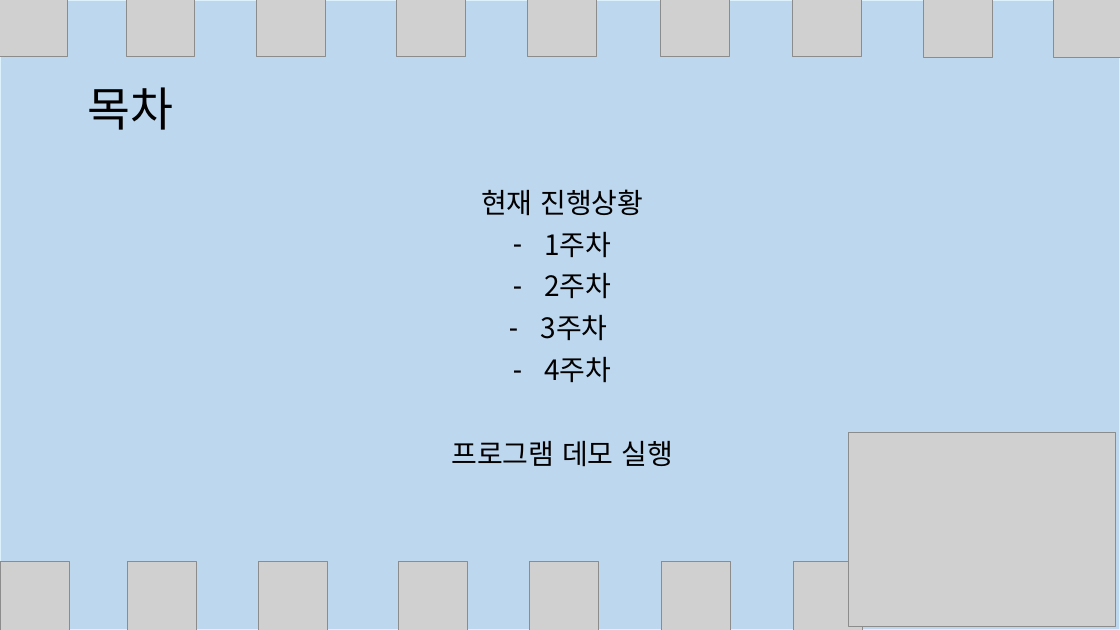
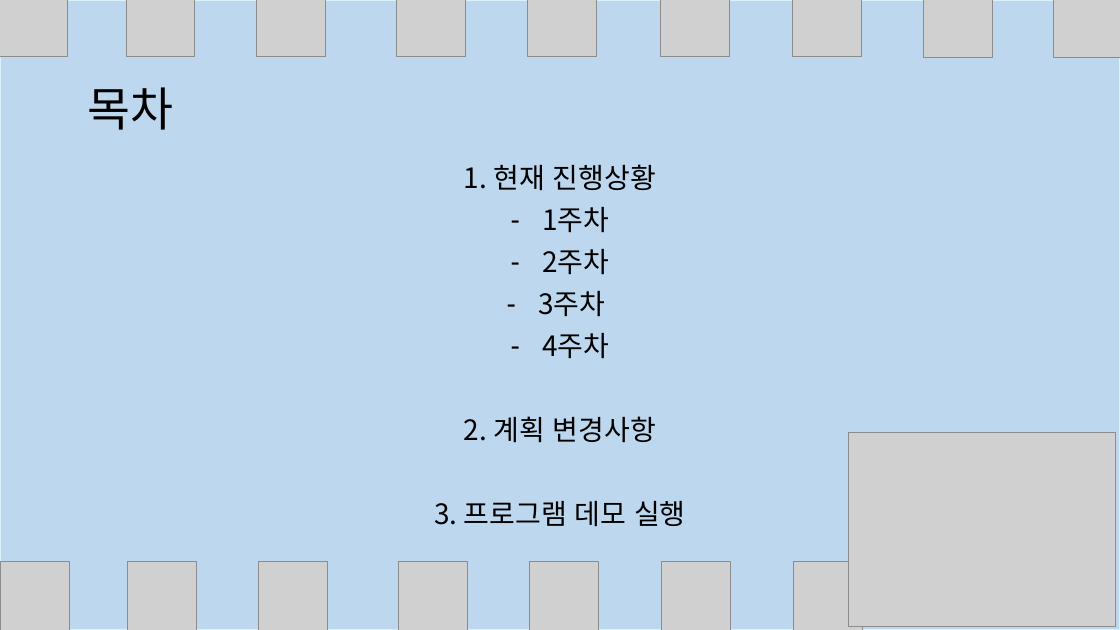
Before and after one commit to hannahBak/2021184014_2DGP_DRILL, a slide deck: slide 2 of 2차 프로젝트 발표/2차 프로젝트 발표.pptx. Drawn at 1120x630 pixels with LibreOffice and Linux fonts; fonts in the diff are those of the drawing; grey boxes stand for pictures. Boxes give left, top, right and bottom in pixels: in the first picture for what was removed or moved away, otherwise in the second. Text is boxed around its words. In the diff, an @@ line names an element or a change of style, - is before the commit and + after.

```diff
--- a/2차 프로젝트 발표/2차 프로젝트 발표.pptx
+++ b/2차 프로젝트 발표/2차 프로젝트 발표.pptx
@@ text "1. 현재 진행상황" moved from (x1=451, y1=189, x2=674, y2=467) to (x1=434, y1=164, x2=686, y2=527) @@
@@ text at (x1=464, y1=164, x2=656, y2=191): text changed @@
-현재 진행상황
+1. 현재 진행상황
@@ text at (x1=434, y1=416, x2=686, y2=527): text changed @@
-프로그램 데모 실행
+2. 계획 변경사항
+3. 프로그램 데모 실행
```
Also in this commit, not shown: 6 other slides changed, 2 slides added, 1 slide removed.
